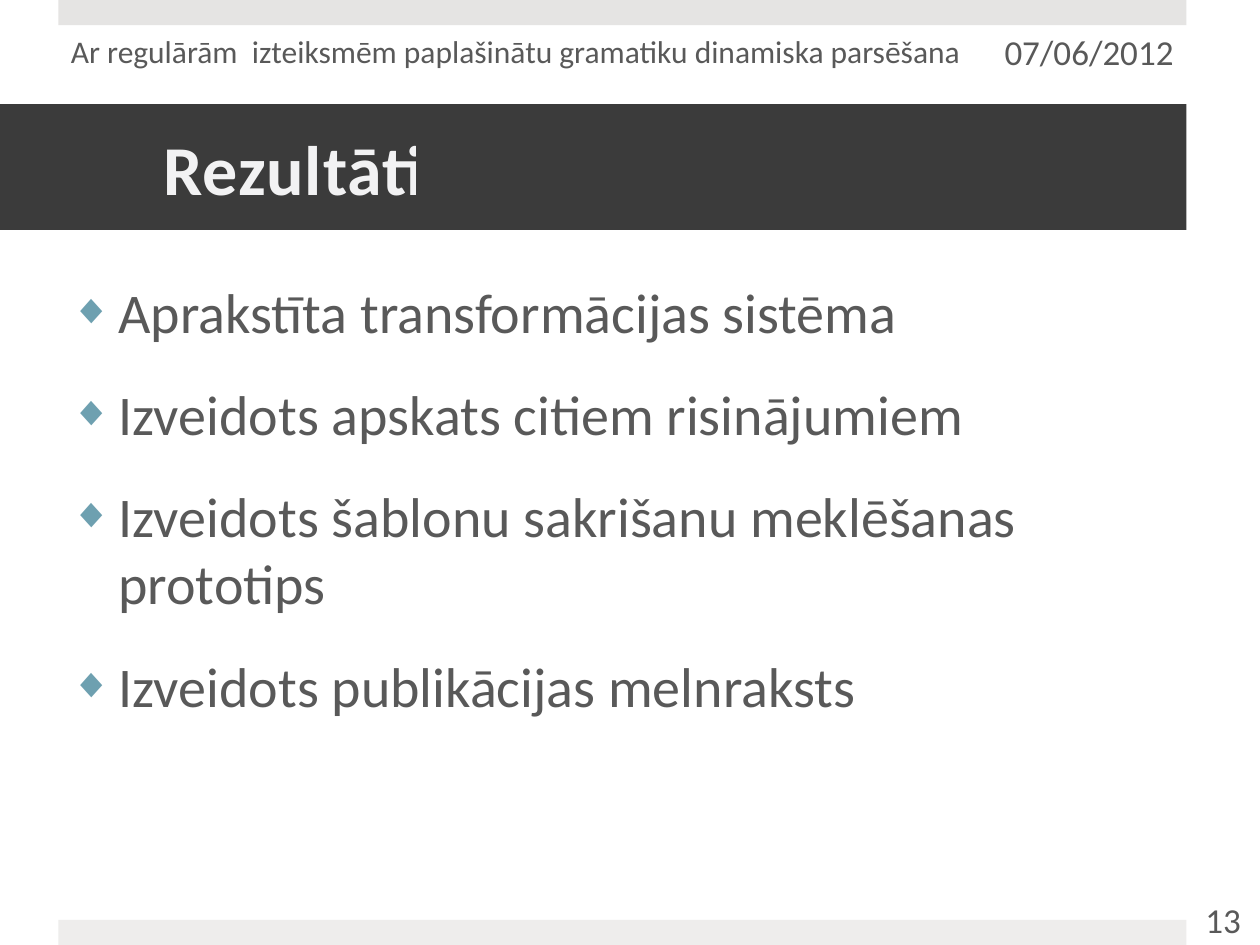
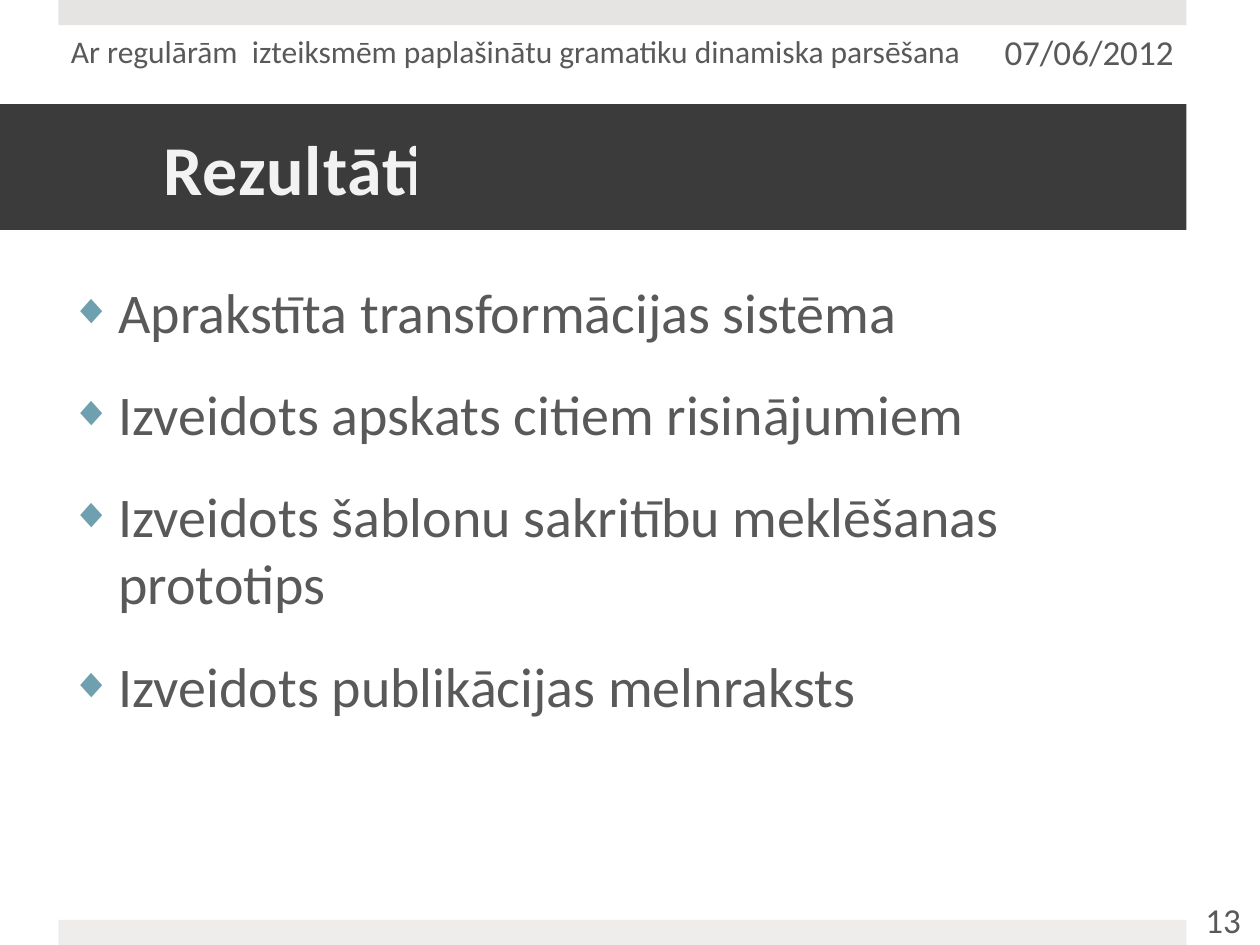
Before and after one commit to junniest/bach_test_repo, a slide deck: slide 17 of Julija_Pecerska.pptx. Drawn at 1260x945 pixels with LibreOffice and Linux fonts; fonts in the diff are those of the drawing. Boxes give left, top, right and bottom in pixels: in the first picture for what was removed or moved away, otherwise in the second. Text is boxed around its words. In the diff, an @@ line names an element or a change of style, - is before the commit and + after.

```diff
--- a/Julija_Pecerska.pptx
+++ b/Julija_Pecerska.pptx
@@ text at (118,498,999,613): text changed @@
-◆ Izveidots šablonu sakrišanu meklēšanas prototips
+◆ Izveidots šablonu sakritību meklēšanas prototips
```
Also in this commit, not shown: 4 other slides changed, 1 other file.
